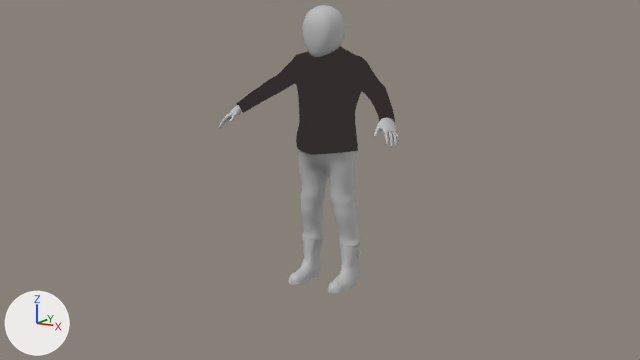
One commit to the Blender file Biker.blend: the scene before it, then after it.
Before and after are seen from the file's camera 'Camera'. Arrows for +X, +Y and +Z are at lower left; the lights stay in place.

The first picture shows 'C_helmet_01_geo.001', 'C_jacket_01_geo.001', 'C_trousers_01_geo.001', 'L_boot_01_geo.001', 'L_glove_01_geo1.001', 'R_boot_01_geo.001', 'R_glove_01_geo.001'.
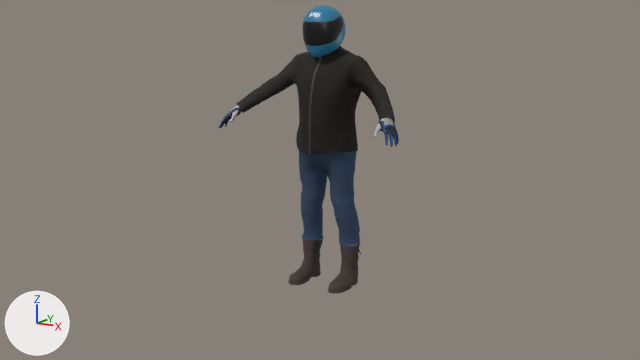
Diff of the bpy script that builds the scene:
```diff
--- a/Biker.blend.py
+++ b/Biker.blend.py
@@ mat_trousers @@
+mat_trousers = bpy.data.materials.new('trousers')
+# uses the picture img_biker_v1_5_trousers_basecolor_tif
+# uses the picture img_biker_v1_5_trousers_roughness_tif
@@ mat_torso @@
+mat_torso = bpy.data.materials.new('torso')
+# uses the picture img_biker_v1_5_torso_basecolor_tif
+# uses the picture img_biker_v1_5_torso_normal_tif
@@ me_mesh_011 @@
 me_mesh_011.from_pydata(...)  # 1081 vertices, 1050 faces; spans x -20.2..20.2, y 23.3..84.8, z -22.1..9.5
-me_mesh_011.materials.append(mat_legs_mat_001)  # grey #bcbcbc
+me_mesh_011.materials.append(mat_trousers)
@@ me_mesh_014 @@
 me_mesh_014.from_pydata(...)  # 1122 vertices, 1120 faces; spans x -11.9..11.9, y 138.7..167.7, z -16.9..9.1
-me_mesh_014.materials.append(mat_head_mat_001)  # grey #bcbcbc
+me_mesh_014.materials.append(mat_head)  # picture img_biker_v1_5_head_basecolor_tif
@@ me_mesh_010 @@
 me_mesh_010.from_pydata(...)  # 943 vertices, 932 faces; spans x -59.7..-45.5, y 94.7..110.7, z 6.1..23.8
-me_mesh_010.materials.append(mat_torso_mat_001)  # grey #bcbcbc
+me_mesh_010.materials.append(mat_torso)
@@ me_mesh_009 @@
 me_mesh_009.from_pydata(...)  # 1885 vertices, 1846 faces; spans x -53.5..53.5, y 78.3..148.7, z -23.7..14.7
-me_mesh_009.materials.append(mat_torso_mat)
+me_mesh_009.materials.append(mat_torso)
@@ me_mesh_008 @@
 me_mesh_008.from_pydata(...)  # 943 vertices, 932 faces; spans x 45.5..59.7, y 94.7..110.7, z 6.1..23.8
-me_mesh_008.materials.append(mat_torso_mat_001)  # grey #bcbcbc
+me_mesh_008.materials.append(mat_torso)
@@ me_mesh_013 @@
 me_mesh_013.from_pydata(...)  # 1094 vertices, 1069 faces; spans x 7.2..20.7, y 0.4..25.6, z -18.8..10.8
-me_mesh_013.materials.append(mat_legs_mat_001)  # grey #bcbcbc
+me_mesh_013.materials.append(mat_trousers)
@@ me_mesh_012 @@
 me_mesh_012.from_pydata(...)  # 1094 vertices, 1069 faces; spans x -20.7..-7.2, y 0.4..25.6, z -18.8..10.8
-me_mesh_012.materials.append(mat_legs_mat_001)  # grey #bcbcbc
+me_mesh_012.materials.append(mat_trousers)
```

Boxes [x1, y1, x2, y2] around the edits, measured in the pictures (640 x 360 px):
'C_jacket_01_geo.001', recoloured: [236, 46, 395, 155] in both
'C_trousers_01_geo.001', recoloured (grey to blue): [298, 149, 360, 247] in both
'C_helmet_01_geo.001', recoloured: [302, 5, 345, 57] in both
'L_boot_01_geo.001', recoloured (grey to black): [328, 244, 361, 293] in both
'R_boot_01_geo.001', recoloured (grey to black): [288, 238, 323, 285] in both
'L_glove_01_geo1.001', recoloured: [373, 117, 399, 147] in both
'R_glove_01_geo.001', recoloured: [219, 105, 242, 129] in both
